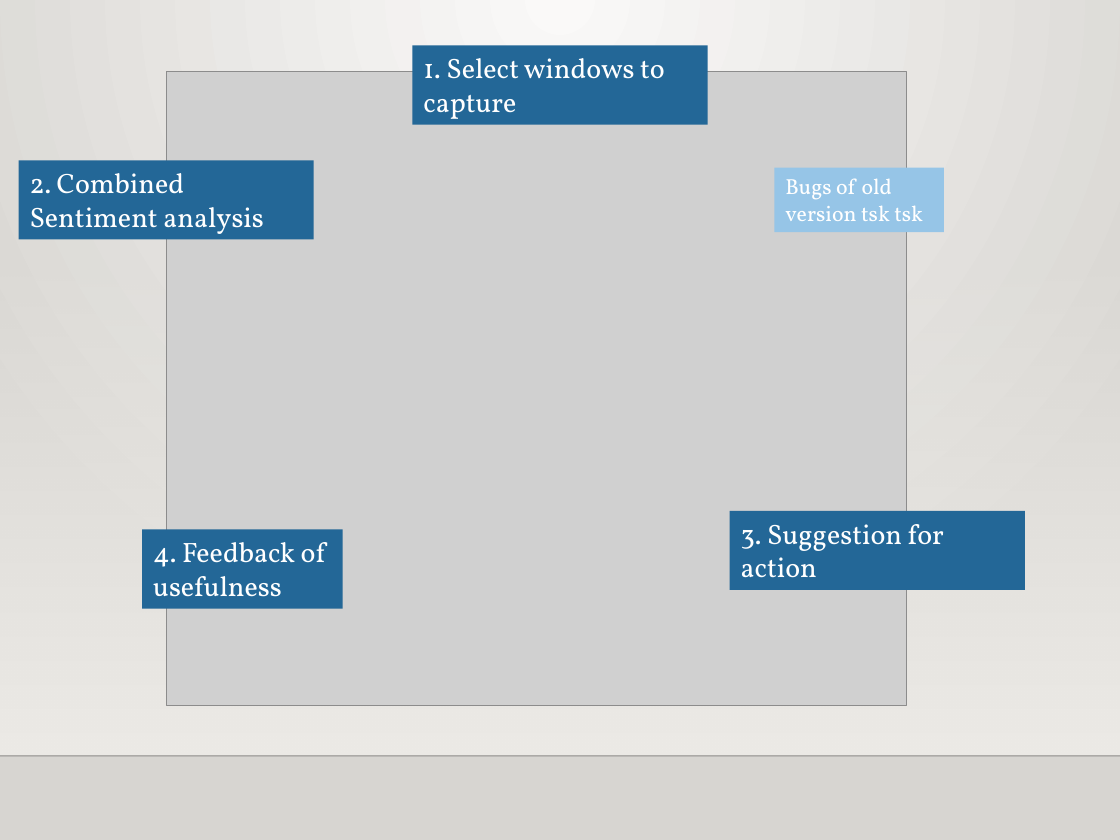
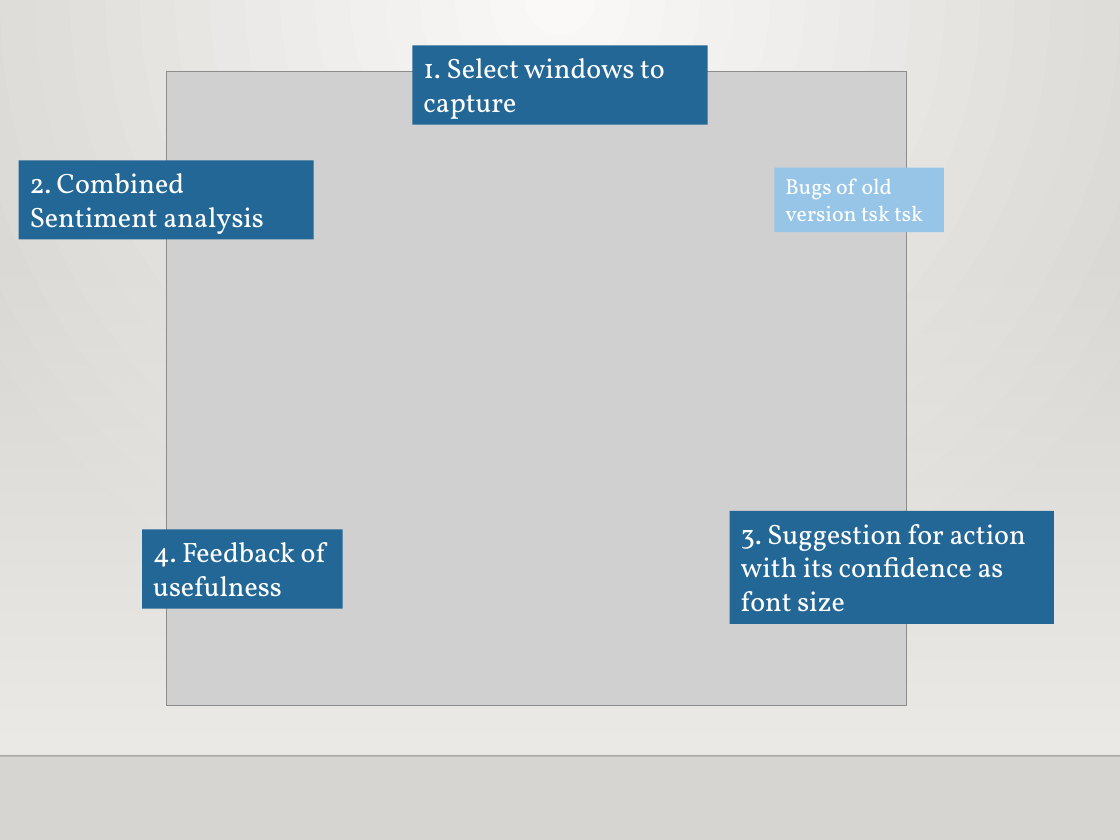
Before and after one commit to pakzan/Interapp, a slide deck: slide 8 of presentation.pptx. Drawn at 1120x840 pixels with LibreOffice and Linux fonts; fonts in the diff are those of the drawing; grey boxes stand for pictures; background and template pictures are left out. Boxes give left, top, right and bottom in pixels: in the first picture for what was removed or moved away, otherwise in the second. Text is boxed around its words. In the diff, an @@ line names an element or a change of style, - is before the commit and + after.

```diff
--- a/presentation.pptx
+++ b/presentation.pptx
@@ rectangle "3. Suggestion for action with ...": place and size @@
-rectangle "3. Suggestion for action with ..." at <box>730,511,1026,590</box>
+rectangle "3. Suggestion for action with ..." at <box>730,511,1054,624</box>
@@ text in rectangle at <box>741,524,1026,612</box>: text changed @@
-3. Suggestion for action
+3. Suggestion for action with its confidence as font size
```
Also in this commit, not shown: 2 other slides changed, 1 slide added, 1 slide removed.
